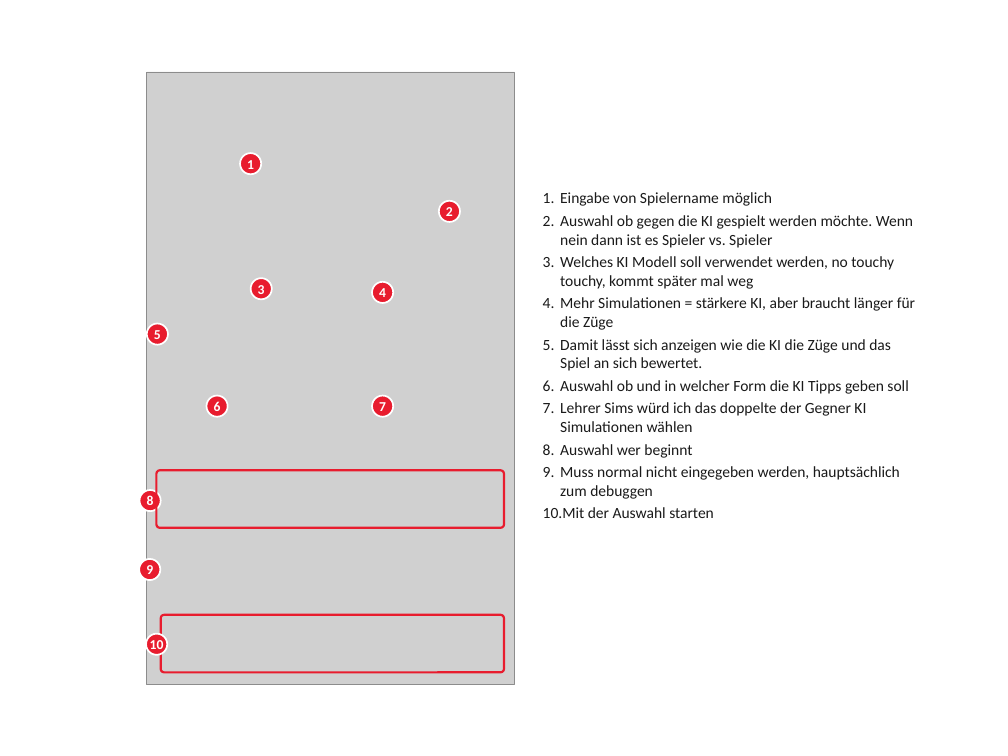
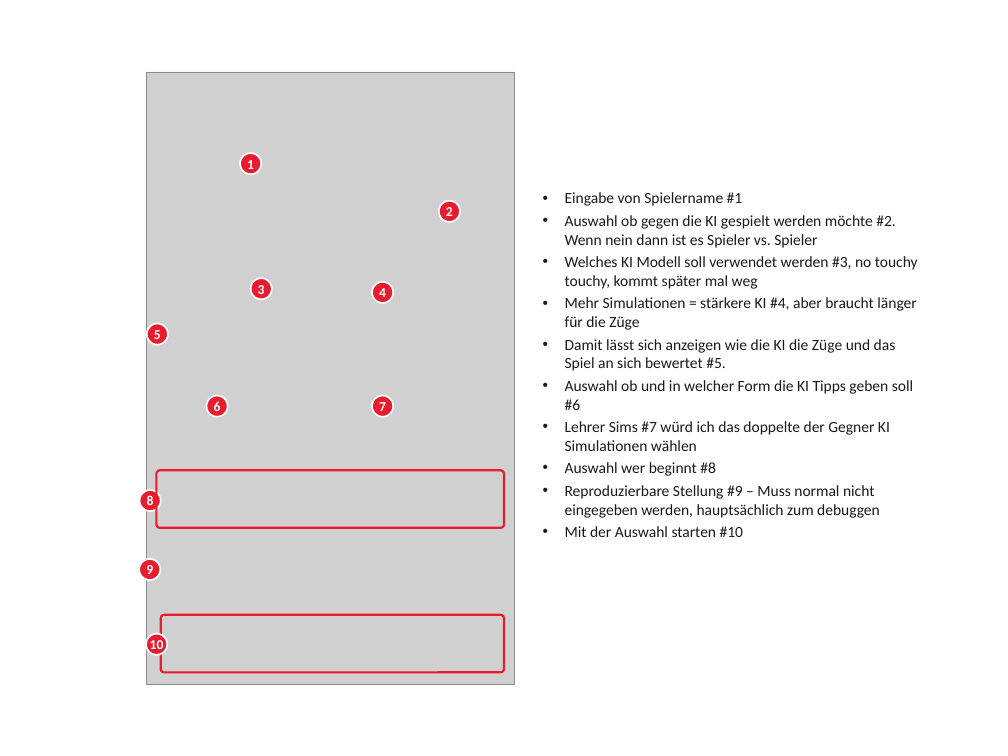
Before and after one commit to artfox1985/mosaic-AI, a slide deck: slide 2 of docs/game_manual_GUI.pptx. Drawn at 1008x756 pixels with LibreOffice and Linux fonts; fonts in the diff are those of the drawing; grey boxes stand for pictures. Boxes give left, top, right and bottom in pixels: in the first picture for what was removed or moved away, otherwise in the second. Text is boxed around its words. In the diff, an @@ line names an element or a change of style, - is before the commit and + after.

```diff
--- a/docs/game_manual_GUI.pptx
+++ b/docs/game_manual_GUI.pptx
@@ text at <box>565,192,918,537</box>: text changed @@
-1. Eingabe von Spielername möglich
-2. Auswahl ob gegen die KI gespielt werden möchte. Wenn nein dann ist es Spieler vs. Spieler
-3. Welches KI Modell soll verwendet werden, no touchy touchy, kommt später mal weg
-4. Mehr Simulationen = stärkere KI, aber braucht länger für die Züge
-5. Damit lässt sich anzeigen wie die KI die Züge und das Spiel an sich bewertet.
-6. Auswahl ob und in welcher Form die KI Tipps geben soll
-7. Lehrer Sims würd ich das doppelte der Gegner KI Simulationen wählen
-8. Auswahl wer beginnt
-9. Muss normal nicht eingegeben werden, hauptsächlich zum debuggen
-10. Mit der Auswahl starten
+• Eingabe von Spielername #1
+• Auswahl ob gegen die KI gespielt werden möchte #2. Wenn nein dann ist es Spieler vs. Spieler
+• Welches KI Modell soll verwendet werden #3, no touchy touchy, kommt später mal weg
+• Mehr Simulationen = stärkere KI #4, aber braucht länger für die Züge
+• Damit lässt sich anzeigen wie die KI die Züge und das Spiel an sich bewertet #5.
+• Auswahl ob und in welcher Form die KI Tipps geben soll #6
+• Lehrer Sims #7 würd ich das doppelte der Gegner KI Simulationen wählen
+• Auswahl wer beginnt #8
+• Reproduzierbare Stellung #9 – Muss normal nicht eingegeben werden, hauptsächlich zum debuggen
+• Mit der Auswahl starten #10
```
Also in this commit, not shown: 7 other slides changed, 3 slides added, 1 slide removed, 7 other files.
